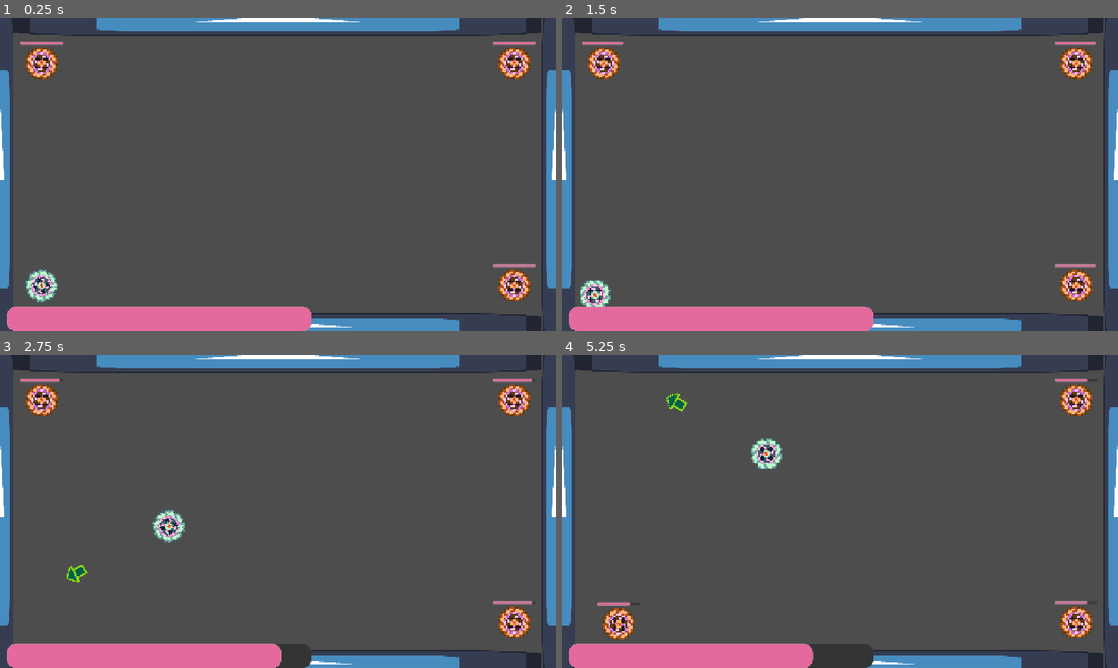
Above: before the commit, frames 1-4 (two rows, left to right).
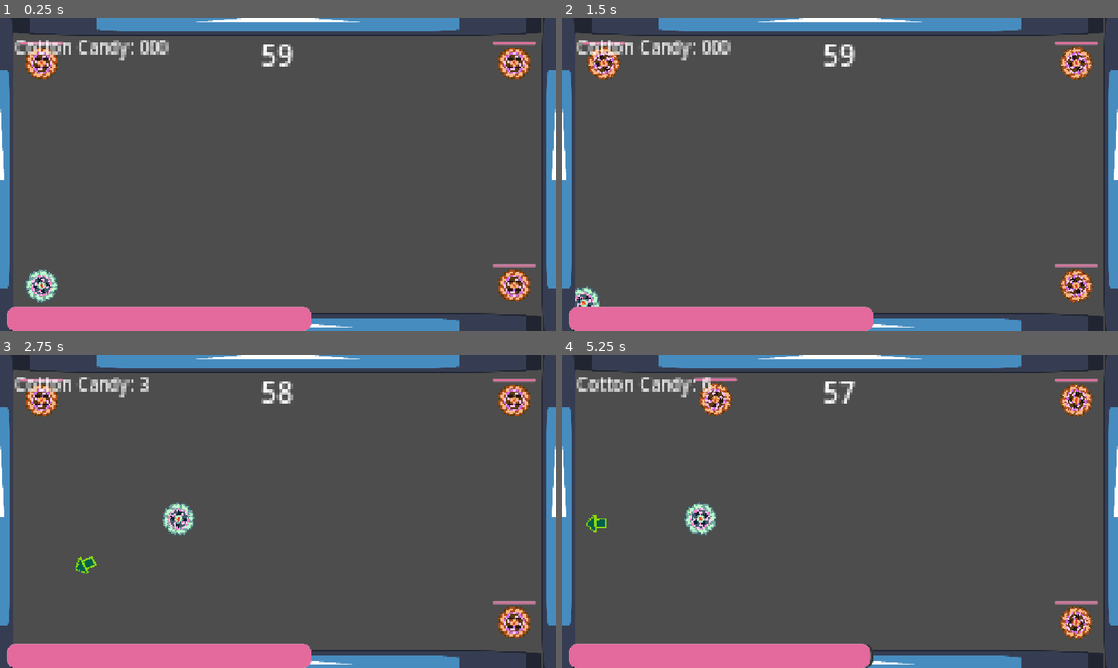
Above: after the commit, the same moments.

Repository: We-ALL-Play-Warthunder-Not-Just-Me/verySeriousSpinningCottonCandyGame
Game: Godot game, scene res://main_game.tscn
The game is run twice, just before and just after one commit, with the same random seed, the same clock (stepped at 60 frames per second) and the same inputs. The engine's default icon, where the game draws it, is replaced by a stand-in: a white triangle on a blue panel in a dark square.
Inputs (mouse positions are in pixels of both pictures, inside the frame that each line leads up to):
- Up to frame 1 (0.25 s): no input
- Up to frame 2 (1.5 s): move the mouse to (962, 158) at 0.52 s; press the mouse at (962, 158) at 0.53 s; move the mouse to (728, 190) at 1.27 s; release the mouse at (728, 190) at 1.28 s; click (728, 190) at 1.35 s
- Up to frame 3 (2.75 s): move the mouse to (333, 442) at 2.02 s; press the mouse at (333, 442) at 2.03 s
- Up to frame 4 (5.25 s): move the mouse to (812, 574) at 2.77 s; release the mouse at (812, 574) at 2.78 s; click (812, 574) at 2.85 s; move the mouse to (1006, 558) at 3.52 s; press the mouse at (1006, 558) at 3.53 s; move the mouse to (673, 464) at 4.27 s; release the mouse at (673, 464) at 4.28 s; click (673, 464) at 4.35 s; move the mouse to (867, 511) at 5.02 s; press the mouse at (867, 511) at 5.03 s

The runs differ from the first frame. In frame 1, 1.0% of the frame differs, in the area x 2-53%, y 7-16%; in frame 2, 2.4%; in frame 3, 2.2%; in frame 4, 4.6%, in the area x 2-97%, y 7-100%.

Commit message:
Base Concept Chilling
I think this might be my last push to main? It's setting the groundwork for everything that is needed for what the game will look like.

Diff:
--- a/Enemies/Enemy.tscn
+++ b/Enemies/Enemy.tscn
@@ -110,7 +110,7 @@
 
 [node name="HealthComponent" type="Node" parent="." unique_id=627178191]
 script = ExtResource("4_7mq4p")
-HealthDecay = 5
+HealthDecay = 1
 metadata/_custom_type_script = "uid://uflgtvyrjjt"
 
 [node name="decayTimer" type="Timer" parent="HealthComponent" unique_id=1606738338 node_paths=PackedStringArray("health")]
--- a/Player/Player.tscn
+++ b/Player/Player.tscn
@@ -90,7 +90,7 @@
 [sub_resource type="CircleShape2D" id="CircleShape2D_b8qva"]
 radius = 9.0
 
-[node name="RigidBody2D" type="RigidBody2D" unique_id=222236015]
+[node name="Player" type="RigidBody2D" unique_id=222236015]
 physics_material_override = SubResource("PhysicsMaterial_xu11e")
 lock_rotation = true
 continuous_cd = 2
@@ -113,7 +113,7 @@
 
 [node name="HealthComponent" type="Node" parent="." unique_id=627178191]
 script = ExtResource("1_3qydi")
-HealthDecay = 10
+HealthDecay = 1
 metadata/_custom_type_script = "uid://uflgtvyrjjt"
 
 [node name="decayTimer" type="Timer" parent="HealthComponent" unique_id=1606738338 node_paths=PackedStringArray("health")]
--- a/Player/player_rigid.gd
+++ b/Player/player_rigid.gd
@@ -3,6 +3,7 @@
 var mouse_position
 var amplifier = 350
 var max_power = 60
+var candy_multiplier
 @onready var draw_arrow = $VerySeriousArrows3
 @onready var red_arrow = load("res://Assets/Images/Very Serious Arrows1.png")
 @onready var yellow_arrow = load("res://Assets/Images/Very Serious Arrows2.png")
@@ -13,7 +14,7 @@
 # Called every frame. 'delta' is the elapsed time since the previous frame.
 func _process(delta: float) -> void:
 	if Input.is_action_just_pressed("MouseLeftClick"):
-		self.set_linear_velocity(Vector2(0,0))
+		Engine.set_time_scale(0.1)
 
 	if Input.is_action_pressed("MouseLeftClick"):
 		draw_arrow.visible = true
@@ -32,6 +33,8 @@
 
 	if Input.is_action_just_released("MouseLeftClick"):
 		print("Send!")
+		self.set_linear_velocity(Vector2(0,0))
+		Engine.set_time_scale(1.0)
 		draw_arrow.visible = false
 		var force = (self.position - mouse_position)
 		var lim_force = force.limit_length(max_power)
@@ -41,9 +44,13 @@
 
 	if health.CurrentHP > 50:
 		animations.play("PlayerSpinHigh")
+		candy_multiplier = 3
 	elif health.CurrentHP > 25:
 		animations.play("PlayerSpinMed")
+		candy_multiplier = 2
 	elif health.CurrentHP > 0:
 		animations.play("PlayerSpinLow")
+		candy_multiplier = 1
 	else:
 		animations.stop()
+		candy_multiplier = 0
--- /dev/null
+++ b/TestTimer.gd
@@ -0,0 +1,13 @@
+extends Label
+
+@onready var countdown = $Timer
+
+# Called when the node enters the scene tree for the first time.
+func _ready() -> void:
+	pass # Replace with function body.
+
+
+# Called every frame. 'delta' is the elapsed time since the previous frame.
+func _process(delta: float) -> void:
+	print(countdown.time_left)
+	self.text = str(floori(countdown.time_left))
--- /dev/null
+++ b/cotton_candy_tracker.gd
@@ -0,0 +1,22 @@
+extends Label
+
+var cotton_candy
+var candy_value = 1
+var final_candy = 0
+@onready var player = get_node("../Player")
+
+# Called when the node enters the scene tree for the first time.
+func _ready() -> void:
+	pass # Replace with function body.
+
+
+# Called every frame. 'delta' is the elapsed time since the previous frame.
+func _process(delta: float) -> void:
+	pass # Replace with function body.
+
+
+func _on_candy_timer_timeout() -> void:
+	var add_candy = candy_value * player.candy_multiplier
+	final_candy += add_candy
+	print(final_candy)
+	self.text = "Cotton Candy: " + str(final_candy)
--- a/main_game.tscn
+++ b/main_game.tscn
@@ -3,6 +3,9 @@
 [ext_resource type="PackedScene" uid="uid://c1kjh2bp3nhq6" path="res://Player/Player.tscn" id="2_yx7mw"]
 [ext_resource type="Texture2D" uid="uid://d1piy38h5wsfi" path="res://Assets/Images/icon.svg" id="3_ykeeq"]
 [ext_resource type="PackedScene" uid="uid://byggay1shakk" path="res://Enemies/Enemy.tscn" id="4_6bm6p"]
+[ext_resource type="Script" uid="uid://dvg2qi60ngnjj" path="res://TestTimer.gd" id="4_dugkq"]
+[ext_resource type="AudioStream" uid="uid://xar8uhwh766e" path="res://Assets/Music/Very Serious Cotton Candy Making.wav" id="5_dugkq"]
+[ext_resource type="Script" uid="uid://bbvr8adcc6mf7" path="res://cotton_candy_tracker.gd" id="6_2pltu"]
 
 [sub_resource type="PhysicsMaterial" id="PhysicsMaterial_6ysni"]
 bounce = 0.5
@@ -71,3 +74,35 @@
 
 [node name="Enemy3" parent="." unique_id=1361069703 instance=ExtResource("4_6bm6p")]
 position = Vector2(-136, -64)
+
+[node name="GameTime" type="Label" parent="." unique_id=456201287]
+offset_left = -24.0
+offset_top = -80.0
+offset_right = 24.0
+offset_bottom = -57.0
+horizontal_alignment = 1
+vertical_alignment = 1
+script = ExtResource("4_dugkq")
+
+[node name="Timer" type="Timer" parent="GameTime" unique_id=405559357]
+wait_time = 60.0
+autostart = true
+
+[node name="AudioStreamPlayer2D" type="AudioStreamPlayer2D" parent="." unique_id=1580899563]
+stream = ExtResource("5_dugkq")
+volume_db = -0.5
+autoplay = true
+
+[node name="CottonCandyTracker" type="Label" parent="." unique_id=1152458661]
+offset_left = -152.0
+offset_top = -80.0
+offset_right = -64.0
+offset_bottom = -64.0
+theme_override_font_sizes/font_size = 10
+text = "Cotton Candy: 000"
+script = ExtResource("6_2pltu")
+
+[node name="CandyTimer" type="Timer" parent="CottonCandyTracker" unique_id=1219899050]
+autostart = true
+
+[connection signal="timeout" from="CottonCandyTracker/CandyTimer" to="CottonCandyTracker" method="_on_candy_timer_timeout"]
Not shown, added: TestTimer.gd.uid
Not shown, added: cotton_candy_tracker.gd.uid
